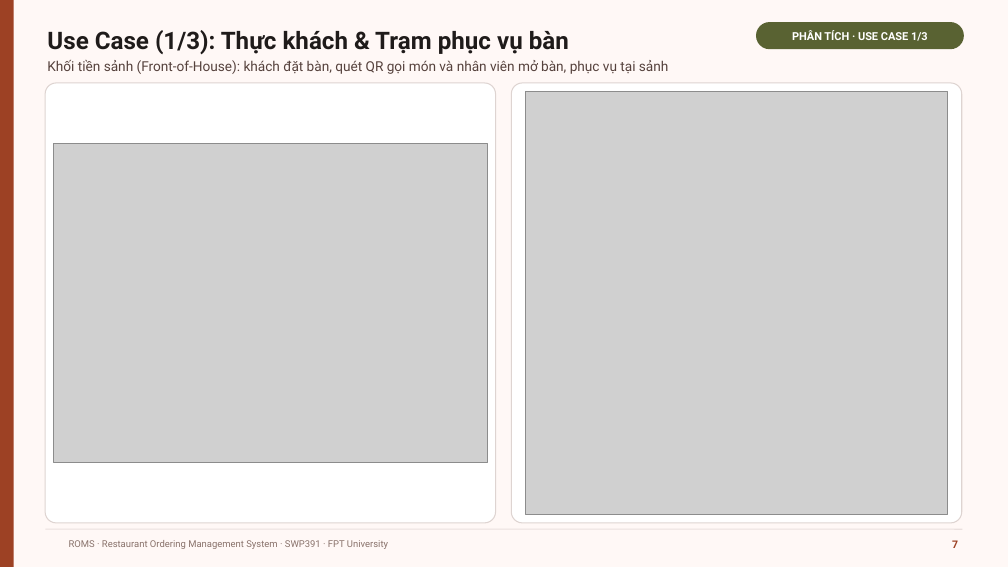
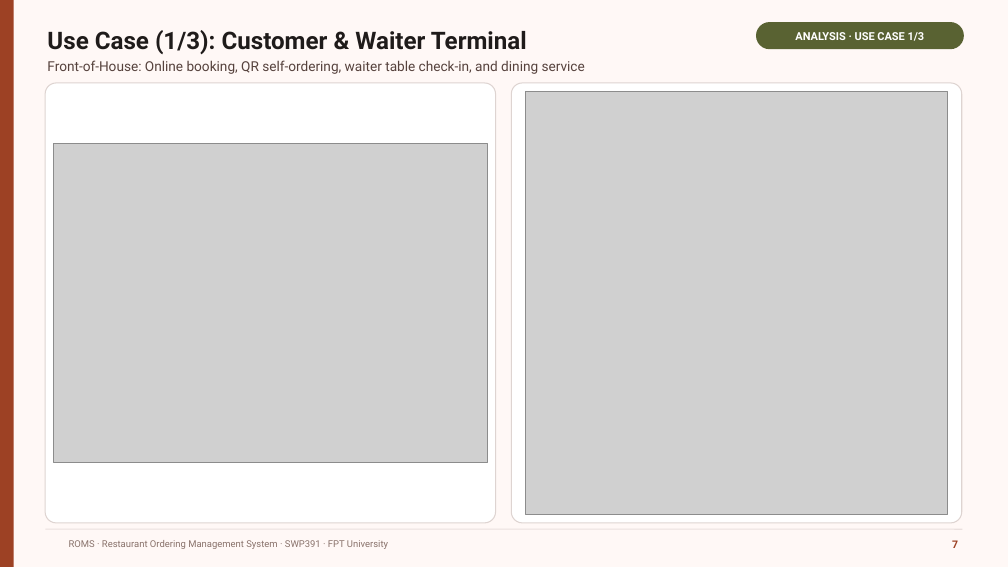
Before and after one commit to GROUP6-ROMS/Restaurant-Ordering-Management-System-ROMS, a slide deck: slide 7 of slide/ROMS_Bao_ve_SWP391.pptx. Drawn at 1008x567 pixels with LibreOffice and Linux fonts; fonts in the diff are those of the drawing; grey boxes stand for pictures; background and template pictures are left out. Boxes give left, top, right and bottom in pixels: in the first picture for what was removed or moved away, otherwise in the second. Text is boxed around its words. In the diff, an @@ line names an element or a change of style, - is before the commit and + after.

```diff
--- a/slide/ROMS_Bao_ve_SWP391.pptx
+++ b/slide/ROMS_Bao_ve_SWP391.pptx
@@ text at (47, 30, 527, 54): text changed @@
-Use Case (1/3): Thực khách & Trạm phục vụ bàn
+Use Case (1/3): Customer & Waiter Terminal
@@ text in rounded rectangle at (795, 32, 925, 41): text changed @@
-PHÂN TÍCH · USE CASE 1/3
+ANALYSIS · USE CASE 1/3
@@ text at (47, 60, 585, 74): text changed @@
-Khối tiền sảnh (Front-of-House): khách đặt bàn, quét QR gọi món và nhân viên mở bàn, phục vụ tại sảnh
+Front-of-House: Online booking, QR self-ordering, waiter table check-in, and dining service
```
Also in this commit, not shown: 22 other slides changed.
